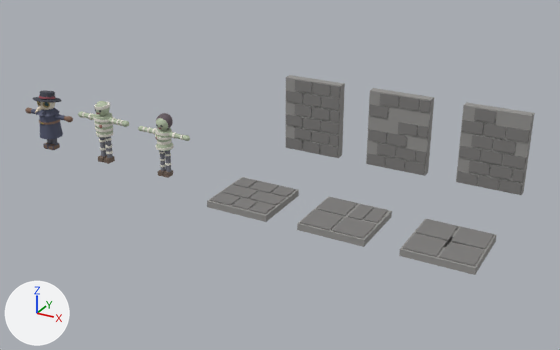
Before and after pictures for a commit that changed the Blender file Untitled.blend.
Rendered twice from a camera (50 mm lens) standing at (18.81, -18.02, 9.86) and looking at (8.02, 1.6, 0.05). Every picture has the same lights, and +X, +Y and +Z are marked at lower left. The first picture is the older version.

The first picture shows 'PlagueDoctor', 'Tile_Floor_A', 'Tile_Floor_B', 'Tile_Floor_C', 'Tile_Wall_A', 'Tile_Wall_B', 'Tile_Wall_C', 'Zombie', 'ZombieGirl'.
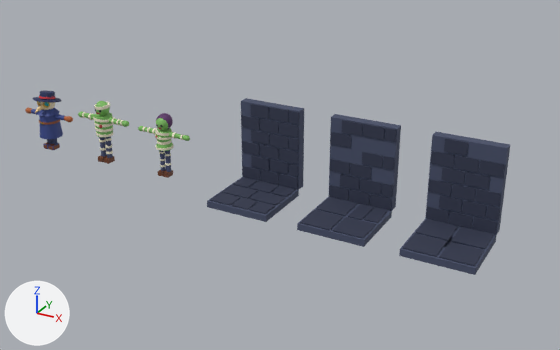
What the commit changed:
Material 'ZSkin' (mat_zskin) changes colour from light grey #b6c3a9 to green #7cba60; in linear values from (0.47, 0.545, 0.395) to (0.202, 0.491, 0.117).
Material 'DStone' (mat_dstone) changes colour from grey #959491 to dark blue #464e68; in linear values from (0.3, 0.295, 0.285) to (0.0612, 0.0762, 0.138).
Material 'DStoneDark' (mat_dstonedark) changes colour from grey #7d7c7a to dark blue #30364c; in linear values from (0.205, 0.2, 0.195) to (0.0296, 0.0369, 0.0723).
Object 'Tile_Wall_B' (ob_tile_wall_b) moves from (11.0, 4.0, 0.0) to (11.0, 1.15, 0.0).
Object 'Tile_Wall_C' (ob_tile_wall_c) moves from (14.0, 4.0, 0.0) to (14.0, 1.15, 0.0).
Object 'Tile_Wall_A' (ob_tile_wall_a) moves from (8.0, 4.0, 0.0) to (8.0, 1.15, 0.0).

What differs and where, as boxes [x1, y1, x2, y2] in the pictures (560 x 350 px):
'Tile_Wall_C', recoloured, moved
    before: [456, 102, 535, 195]
    after: [425, 132, 510, 235]
'Tile_Wall_B', recoloured, moved
    before: [366, 88, 434, 176]
    after: [329, 114, 401, 211]
'Tile_Wall_A', recoloured, moved
    before: [285, 75, 345, 158]
    after: [241, 98, 304, 190]
'Tile_Floor_C', recoloured (grey to greyish blue)
    both: [399, 219, 497, 275]
'Tile_Floor_B', recoloured (grey to dark blue)
    both: [297, 197, 392, 247]
'Tile_Floor_A', recoloured (grey to dark blue)
    both: [207, 177, 299, 222]
'Zombie', recoloured (grey to green)
    both: [78, 101, 129, 164]
'ZombieGirl', recoloured (grey to green)
    both: [138, 113, 190, 178]
